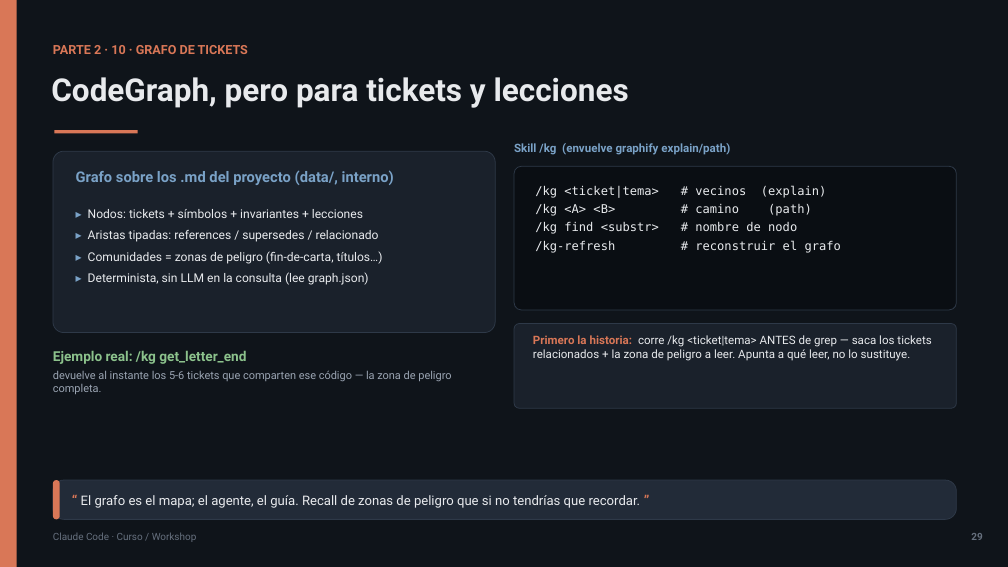
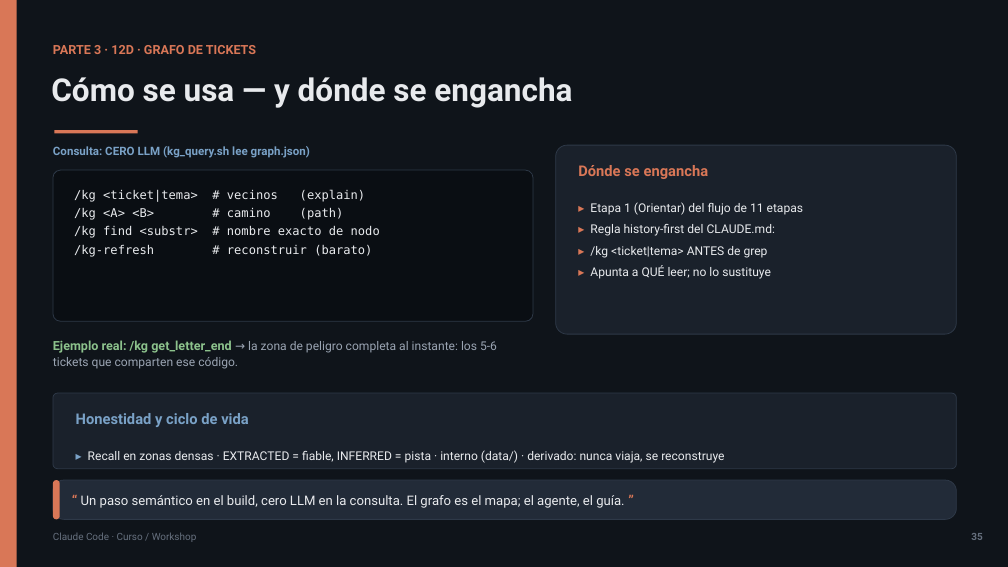
Before and after one commit to olonok69/claude_code_ml_engineer, a slide deck: slide 35 of presentacion/Claude_Code_Presentacion.pptx (slide 29 before the commit). Drawn at 1008x567 pixels with LibreOffice and Linux fonts; fonts in the diff are those of the drawing. Boxes give left, top, right and bottom in pixels: in the first picture for what was removed or moved away, otherwise in the second. Text is boxed around its words. In the diff, an @@ line names an element or a change of style, - is before the commit and + after.

Commit message:
ultimos cambios con plot de graphify

```diff
--- a/presentacion/Claude_Code_Presentacion.pptx
+++ b/presentacion/Claude_Code_Presentacion.pptx
@@ text at (53, 45, 256, 54): text changed @@
-PARTE 2 · 10 · GRAFO DE TICKETS
+PARTE 3 · 12D · GRAFO DE TICKETS
@@ text at (51, 77, 572, 108): text changed @@
-CodeGraph, pero para tickets y lecciones
+Cómo se usa — y dónde se engancha
@@ text added at (53, 146, 310, 158), 11 pt, text #7AA2C7, bold @@
+Consulta: CERO LLM (kg_query.sh lee graph.json)
@@ text removed at (514, 143, 730, 155) @@
-Skill /kg (envuelve graphify explain/path)
@@ rounded rectangle: place and size @@
-rounded rectangle at (514, 166, 957, 310)
+rounded rectangle at (556, 145, 957, 334)
@@ rounded rectangle at (556, 145, 957, 334): fill #0A0E13 to #1A212B; proportions changed @@
@@ rounded rectangle: place and size @@
-rounded rectangle at (53, 151, 495, 333)
+rounded rectangle at (53, 170, 533, 321)
@@ rounded rectangle at (53, 170, 533, 321): fill #1A212B to #0A0E13; proportions changed @@
@@ text removed at (76, 170, 394, 185) @@
-Grafo sobre los .md del proyecto (data/, interno)
@@ text added at (578, 165, 709, 179), 14 pt, text #D97757, bold @@
+Dónde se engancha
@@ text "/kg <ticket|tema> # vecinos (explain)": place and size @@
-text "/kg <ticket|tema> # vecinos (explain)" at (535, 185, 841, 253)
+text "/kg <ticket|tema> # vecinos (explain)" at (74, 189, 380, 257)
@@ text removed at (88, 209, 383, 285) @@
-▸ Nodos: tickets + símbolos + invariantes + lecciones
-▸ Aristas tipadas: references / supersedes / relacionado
-▸ Comunidades = zonas de peligro (fin-de-carta, títulos…)
-▸ Determinista, sin LLM en la consulta (lee graph.json)
@@ text at (74, 225, 380, 257): text changed @@
-/kg find <substr> # nombre de nodo
-/kg-refresh # reconstruir el grafo
+/kg find <substr> # nombre exacto de nodo
+/kg-refresh # reconstruir (barato)
@@ text added at (590, 224, 775, 279), 11.5 pt, text #E8EAED @@
+▸ Etapa 1 (Orientar) del flujo de 11 etapas
+▸ Regla history-first del CLAUDE.md:
+▸ /kg <ticket|tema> ANTES de grep
+▸ Apunta a QUÉ leer; no lo sustituye
@@ rounded rectangle removed at (514, 324, 957, 408) @@
@@ text at (53, 340, 497, 369): text changed; size 10.5 to 11.5 pt @@
-Ejemplo real: /kg get_letter_end
-devuelve al instante los 5-6 tickets que comparten ese código — la zona de peligro completa.
+Ejemplo real: /kg get_letter_end → la zona de peligro completa al instante: los 5-6 tickets que comparten ese código.
@@ text removed at (533, 335, 931, 361) @@
-Primero la historia: corre /kg <ticket|tema> ANTES de grep — saca los tickets relacionados + la zona de peligro a leer. Apunta a qué leer, no lo sustituye.
@@ rounded rectangle added at (53, 393, 957, 469), fill #1A212B, outline #2E3948 0.75 pt @@
@@ text added at (76, 413, 249, 427), 14 pt, text #7AA2C7, bold @@
+Honestidad y ciclo de vida
@@ text added at (88, 450, 724, 463), 11.5 pt, text #E8EAED @@
+▸ Recall en zonas densas · EXTRACTED = fiable, INFERRED = pista · interno (data/) · derivado: nunca viaja, se reconstruye
@@ text at (81, 495, 624, 508): text changed @@
-“ El grafo es el mapa; el agente, el guía. Recall de zonas de peligro que si no tendrías que recordar. ”
+“ Un paso semántico en el build, cero LLM en la consulta. El grafo es el mapa; el agente, el guía. ”
```
Also in this commit, not shown: 7 other slides changed, 4 slides added, 1 slide removed, 7 other files.
